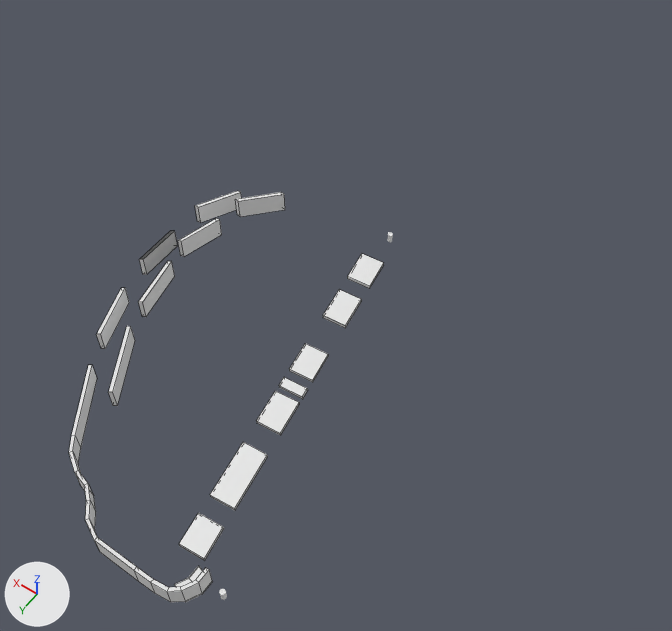
An edit to the Blender file assets/levels/2.blend, drawn before and after from the same camera.
Rendered twice from a 50 mm lens placed at (-41.3, 28.0, 115.0), pointed at (14.3, -49.7, -7.2). Every picture has the same lights, and +X, +Y and +Z are marked at lower left. Mesh edges are drawn as thin lines on the coarser meshes.
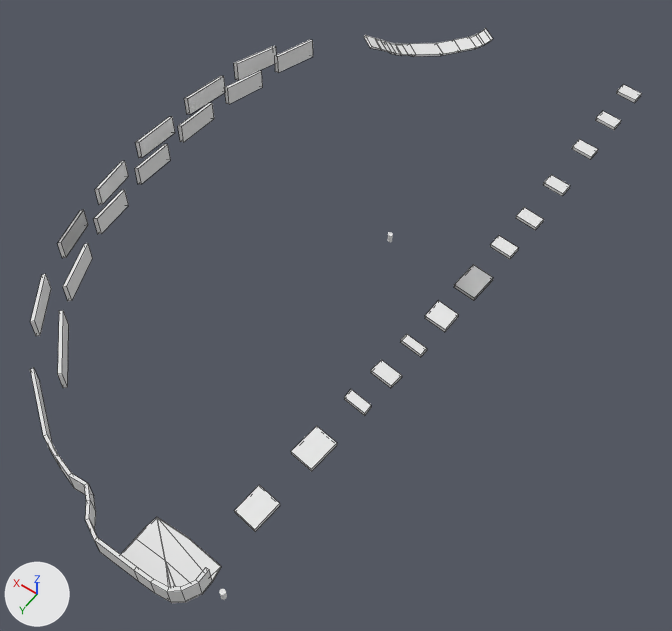
Patch to the scene script:
```diff
--- a/assets/levels/2.blend.py
+++ b/assets/levels/2.blend.py
@@ me_cube_002 @@
 # used by ob_cube_002; location = (15.9, -12.7, 4.5); rotation_euler = (-0.00888, 0.0145, -0.0642), in degrees (-0.5, 0.8, -3.7)
 # verts and faces of me_cube_002; kept vertices keep their numbers, new ones are numbered from 72
-me_cube_002.from_pydata(...)  # 72 vertices, 58 faces; spans x -14.8..1.9, y -45.7..9.8, z -5.4..-4.3
+me_cube_002.from_pydata(...)  # 128 vertices, 100 faces; spans x -14.8..18.6, y -100.0..9.8, z -5.4..-4.3
+# me_cube_002 part 1: the loose piece of 8 vertices spanning x -7.9..-2.6, y -26.0..-20.3, z -5.1..-4.5 is copied, and the copy is scaled about its middle by (1, 1.04, 1), then moved by (4.5, -19.6, 0.1); it spans x -3.4..1.9, y -45.7..-39.8, z -5.0..-4.3
+# me_cube_002 part 2
+for i in [*range(12, 16)]: verts[i] += (0.9, -3.6, 0.0)
+# me_cube_002 part 3
+# 12 vertices in x -8.8..-4.8, y -16.7..-16.1, z -5.2..-4.5 move by (-0.2, 1.5, 0.0)
+# 6 vertices in x -1.3, y -31.2, z -5.1..-4.4 move by (0.0, -0.8, 0.0)
+# 6 vertices in x -5.4, y -31.8, z -5.1..-4.4 move by (0.1, -0.9, 0.0)
+# 24 vertices move from x -10.1..0.0, y -37.5..-10.6, z -5.2..-4.4 to x -9.5..-0.3, y -36.3..-12.9, z -5.2..-4.4
+# me_cube_002 part 4
+# 24 vertices are added at x -0.5..18.6, y -100.0..-50.4, z -5.3..-5.0
+# 16 new vertices lie (0.0, 0.0, 0.6) away from vertices in x -0.5..18.6, y -100.0..-50.4, z -5.2..-5.0
+# 8 new vertices lie (0.0, 0.0, 0.7) away from vertices in x 5.2..18.0, y -97.6..-70.3, z -5.3..-5.1
+# 36 new faces join them
@@ me_cube @@
-me_cube.from_pydata(...)  # 132 vertices, 113 faces; spans x -1.0..39.7, y -54.6..4.6, z -0.8..9.3
+me_cube.from_pydata(...)  # 276 vertices, 254 faces, 2 loose edges; spans x -1.0..57.7, y -123.5..4.6, z -1.1..9.8
+# me_cube part 5: the loose piece of 8 vertices spanning x 34.6..38.7, y -51.7..-45.0, z 4.6..8.2 is copied, and the copy is turned 24.7 degrees about the z axis through its middle and scaled by 1.05, then moved by (17.0, -14.0, -0.5); it spans x 53.2..54.1, y -66.5..-58.3, z 4.1..7.7
+# me_cube part 6: the loose piece of 8 vertices spanning x 34.3..36.7, y -45.8..-38.4, z 3.4..7.0 is copied, and the copy is scaled about its middle by (0.732, 1.18, 1), then moved by (21.3, -26.4, 1.2); it spans x 55.9..57.7, y -72.9..-64.1, z 4.6..8.3
+# me_cube part 7: the loose piece of 8 vertices spanning x 34.3..36.7, y -45.8..-38.4, z 3.4..7.0 is copied, and the copy is scaled about its middle by (1.06, 1.01, 1), then moved by (16.6, -31.7, 1.8); it spans x 50.8..53.3, y -77.6..-70.1, z 5.2..8.8
+# me_cube part 8: a new loose piece of 56 vertices spanning x 26.2..45.3, y -123.5..-100.4, z -1.1..4.2, in mat_material (white #e7e7e7)
+# me_cube part 9: 80 vertices moved from x 22.5..39.7, y -54.6..-0.9, z -0.6..9.3 to x 22.9..57.1, y -54.4..-0.1, z -0.5..6.9; 4 vertices removed from x 1.8, y -1.5..0.5, z -0.8..-0.5; 48 vertices added at x -0.6..57.5, y -59.8..4.2, z -0.8..7.4
+# me_cube part 10: 20 vertices added at x 47.8..55.7, y -89.3..-75.7, z 5.6..9.8
 me_cube.materials.append(mat_material)
@@ ob_cube_002 @@
 ob_cube_002 = bpy.data.objects.new('Cube.002', me_cube_002)
-ob_cube_002.location = (15.9, -12.7, 4.5)
-ob_cube_002.rotation_euler = (-0.00888, 0.0145, -0.0642)  # degrees (-0.5, 0.8, -3.7)
+ob_cube_002.location = (10.3, -22.7, 4.5)
+ob_cube_002.rotation_euler = (-0.00888, 0.0145, -0.301)  # degrees (-0.5, 0.8, -17)
```

Pixel boxes [x1, y1, x2, y2] of what changed, in the pictures (672 x 631 px; the box of a moved part takes in the faces that stretch with it):
'Cube', reshaped (114% wider, 39% taller)
    before: [69, 191, 285, 603]
    after: [30, 28, 493, 603]
'Cube.002', reshaped, moved, turned
    before: [179, 254, 384, 561]
    after: [234, 84, 642, 532]
part 1 of me_cube_002, added
    after: [454, 265, 493, 301]
part 2 of me_cube_002, moved or reshaped
    before: [210, 442, 268, 510]
    after: [291, 426, 337, 471]
part 3 of me_cube_002, moved or reshaped
    before: [257, 290, 361, 435]
    after: [344, 301, 458, 416]
part 4 of me_cube_002, added
    after: [490, 84, 642, 259]
part 5 of me_cube, added
    after: [178, 103, 214, 142]
part 6 of me_cube, added
    after: [184, 76, 225, 114]
part 7 of me_cube, added
    after: [224, 70, 263, 104]
part 8 of me_cube, added
    after: [364, 28, 493, 57]
part 9 of me_cube, moved or reshaped
    before: [69, 191, 285, 587]
    after: [30, 117, 221, 587]
part 10 of me_cube, added
    after: [234, 40, 313, 80]
